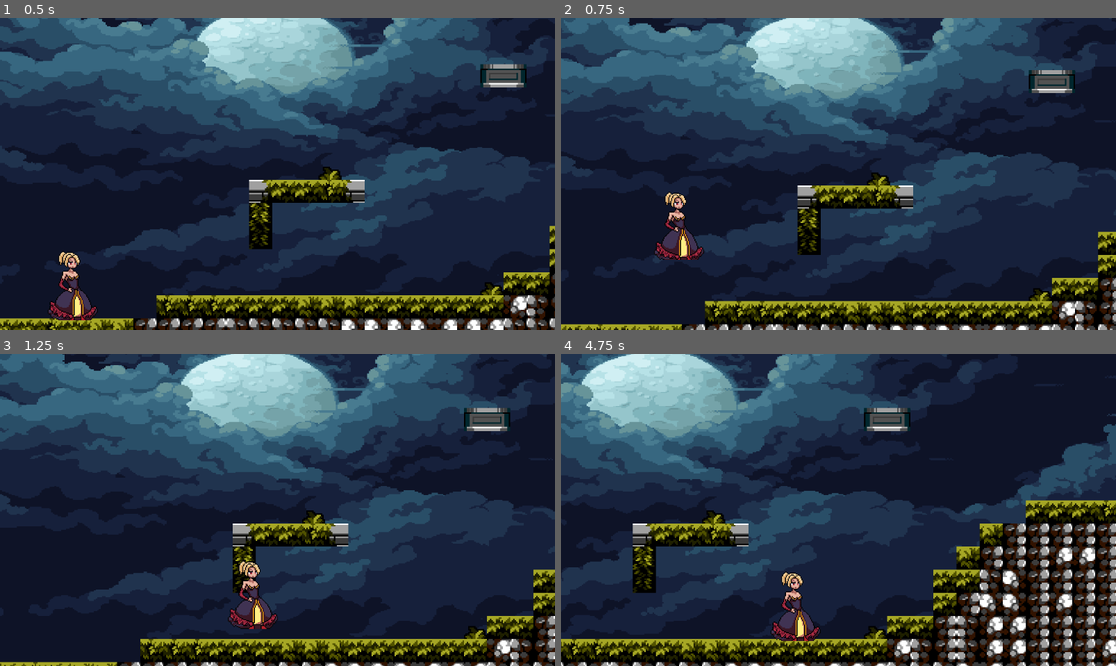
Above: before the commit, frames 1-4 (two rows, left to right).
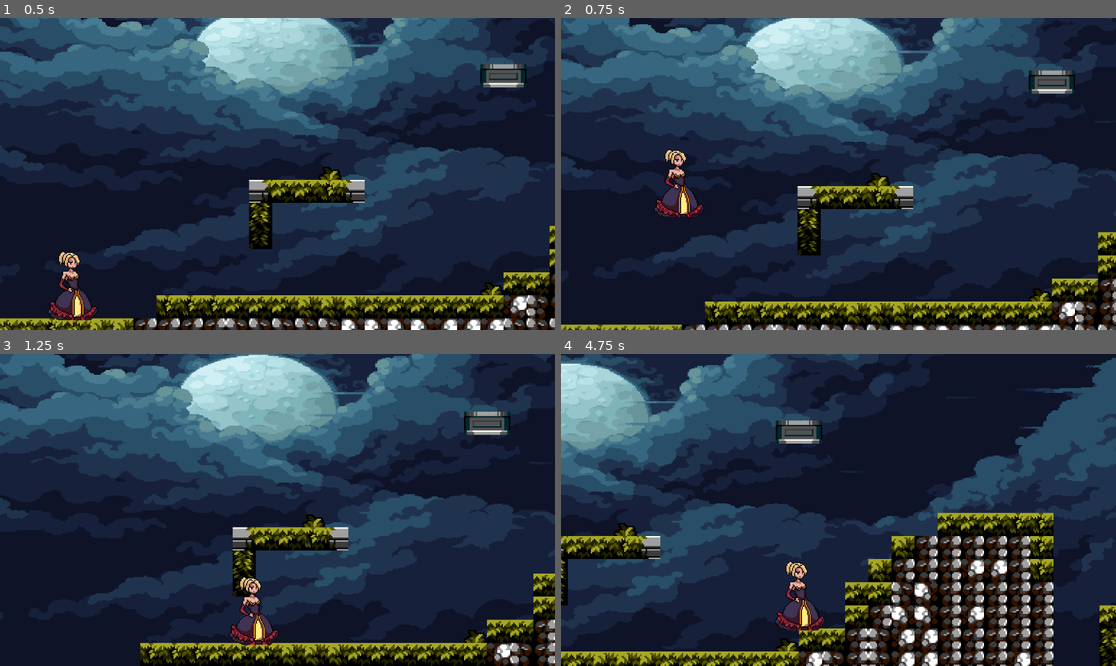
Above: after the commit, the same moments.

Repository: tt226/Slav2500-GAME
Game: Godot game, scene res://scenes/game.tscn
The game is run twice, just before and just after one commit, with the same random seed, the same clock (stepped at 60 frames per second) and the same inputs.
Inputs:
- Up to frame 1 (0.5 s): no input
- Up to frame 2 (0.75 s): tap Enter (ui_accept) at 0.5 s; hold Right (ui_right) from 0.53 s (still down)
- Up to frame 3 (1.25 s): keep holding Right (ui_right); tap Enter (ui_accept) at 0.77 s
- Up to frame 4 (4.75 s): tap Enter (ui_accept) at 1.52, 3.02, 3.77, 4.52 s; release Right (ui_right) at 2.03 s; hold Left (ui_left) 2.03-2.78 s; hold Right (ui_right) 2.78-4.28 s; hold Left (ui_left) from 4.28 s (still down)

Frame 1 is identical in both runs. In frame 2, 4.6% of the frame differs, in the area x 0-100%, y 0-100%; in frame 3, 18%; in frame 4, 58%.

Commit message:
better jump

Diff:
--- a/scripts/player.gd
+++ b/scripts/player.gd
@@ -2,12 +2,16 @@
 
 
 const SPEED = 300.0
-const JUMP_VELOCITY = -400.0
+const JUMP_VELOCITY = -700.0
 
 
 func _physics_process(delta: float) -> void:
 	# Add the gravity.
 	if not is_on_floor():
+		if velocity.y > 0:
+			velocity.y += get_gravity().y * .9 * delta
+		else:  # Rising (going up)
+			velocity.y += get_gravity().y * delta
 		velocity += get_gravity() * delta
 
 	# Handle jump.
